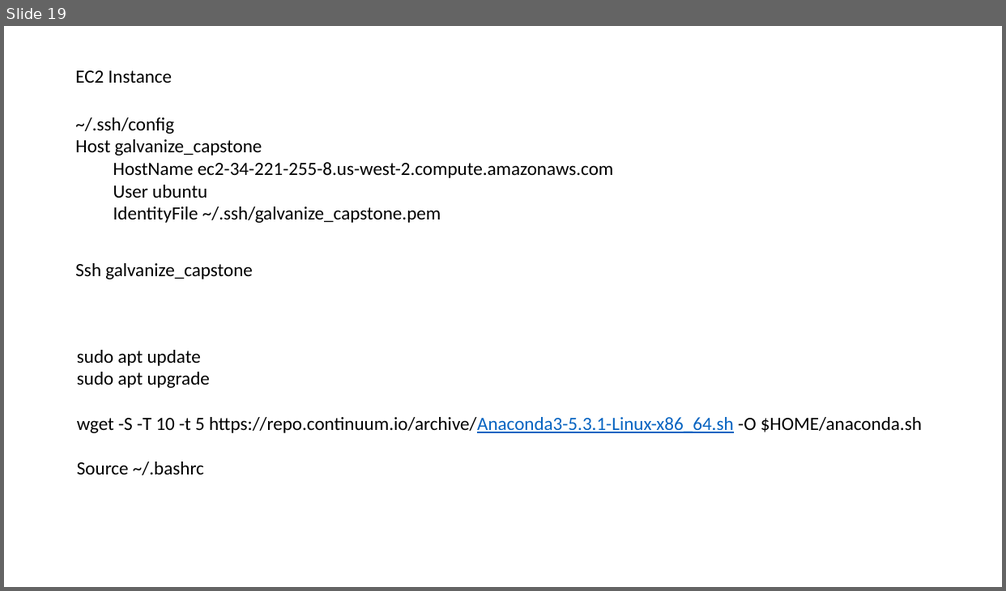
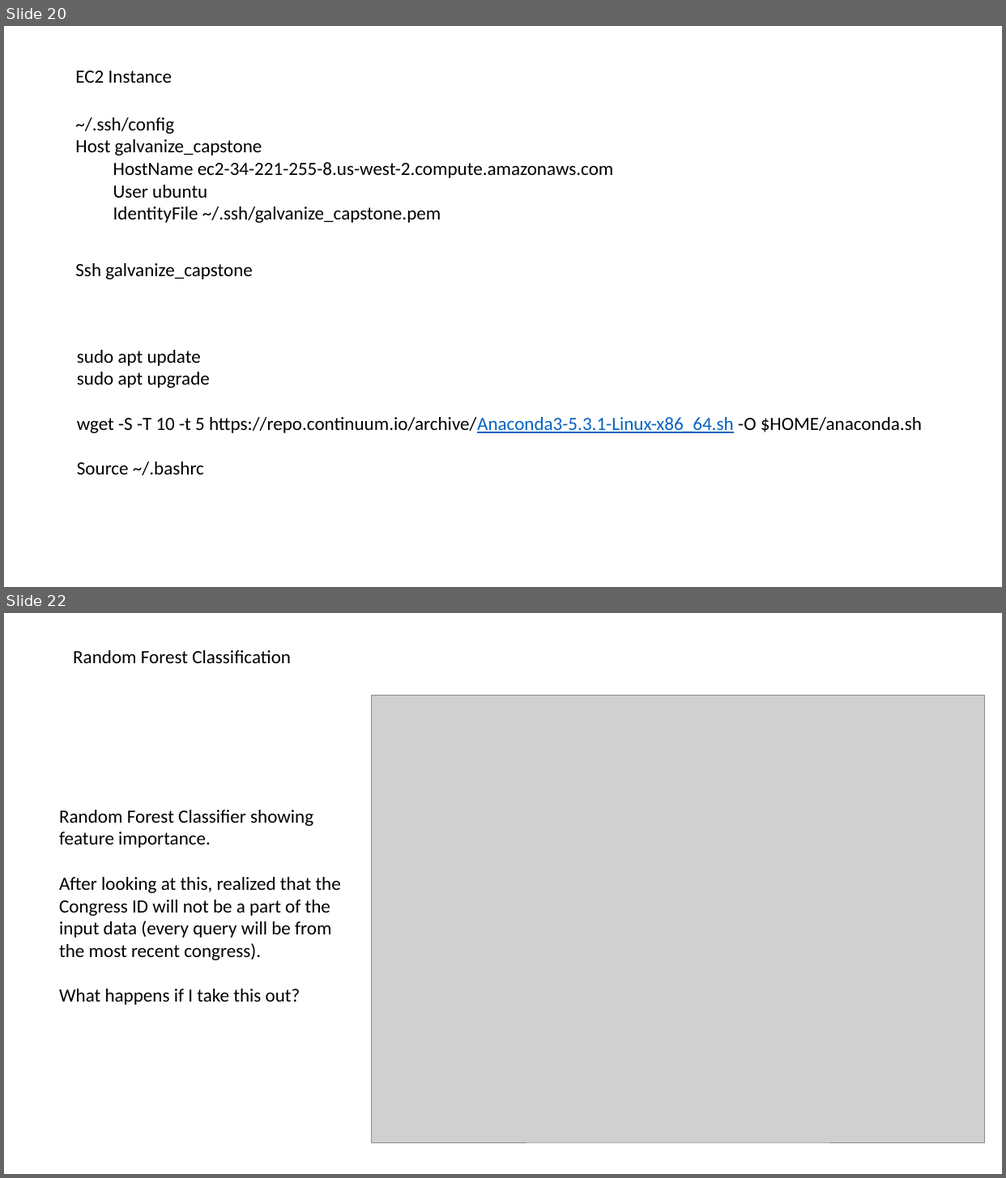
Before and after one commit to BruceZu/galvanize_capstone, a slide deck: Galvanize Capstone Process.pptx. Shown one above the other, each under a label of ours: slide 19 before the commit, slides 20 and 22 after it; the slides between them are not shown. The pictures are 1006x591 and 1006x1178 pixels, drawn with LibreOffice and Linux fonts; fonts in the diff are those of the drawing; grey boxes stand for pictures. Boxes give left, top, right and bottom in pixels: in the first picture for what was removed or moved away, otherwise in the second. Text is boxed around its words. In the diff, an @@ line names an element or a change of style, - is before the commit and + after.

```diff
--- a/Galvanize Capstone Process.pptx
+++ b/Galvanize Capstone Process.pptx
@@ slide 22 added at box(4, 613, 1002, 1174), background #FFFFFF @@
@@ text added at box(73, 650, 291, 663), 18 pt, text #000000 @@
+Random Forest Classification
@@ picture added at box(372, 695, 985, 1142) @@
@@ text added at box(59, 810, 341, 1005), 18 pt, text #000000 @@
+Random Forest Classifier showing feature importance.
+After looking at this, realized that the Congress ID will not be a part of the input data (every query will be from the most recent congress).
+What happens if I take this out?
@@ what was slide 19 is now slide 20 @@
```
Also in this commit, not shown: 11 other slides added, 1 slide removed.
